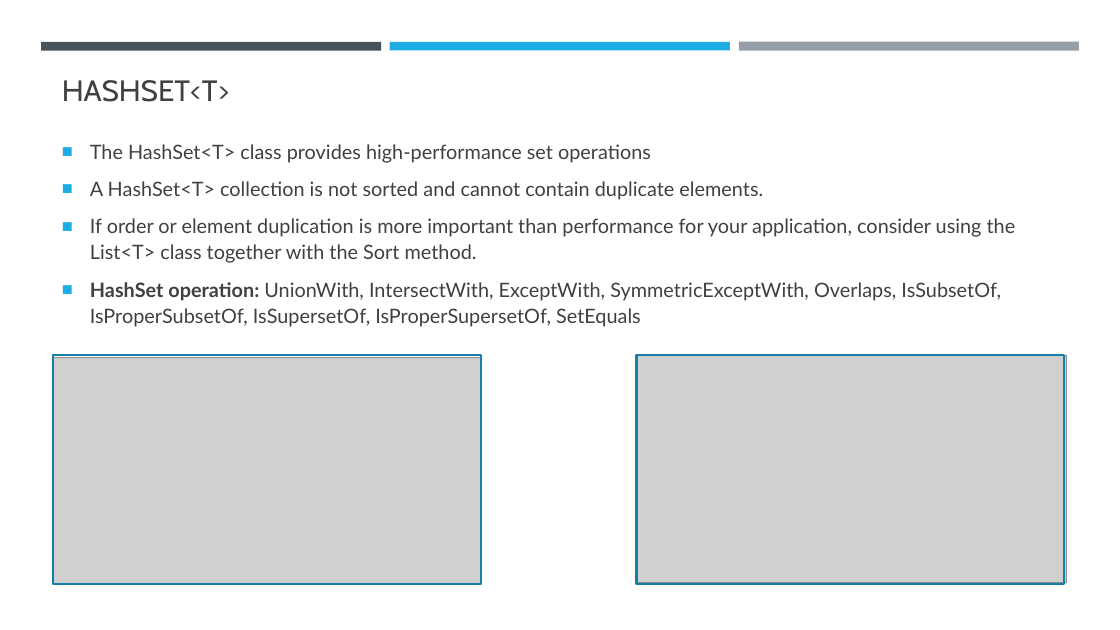
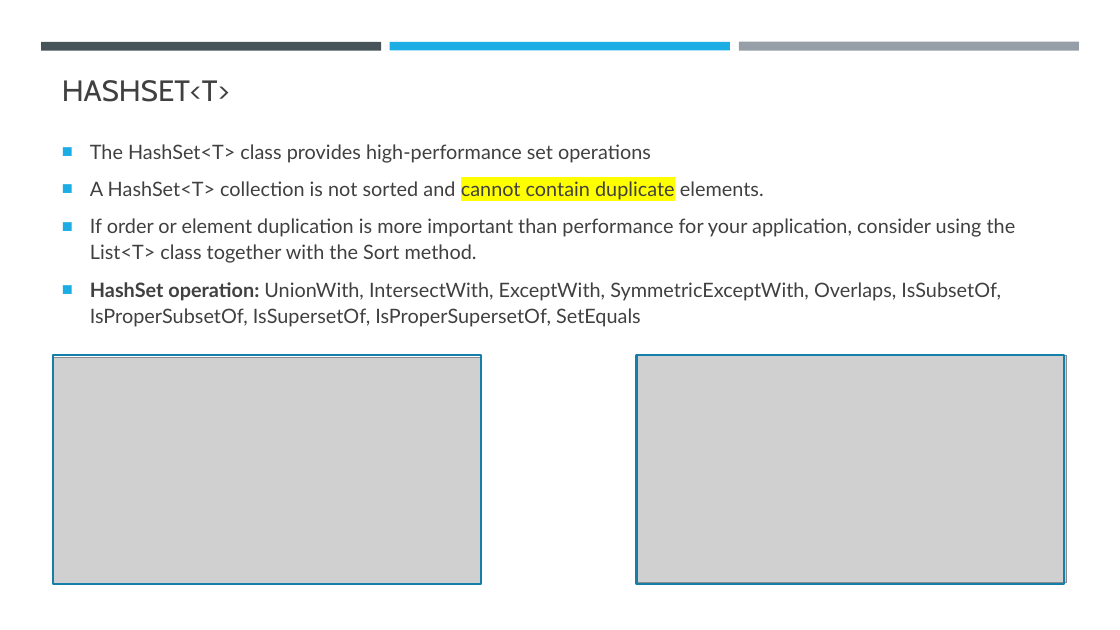
Before and after one commit to rafie-tarabay/BUE, a slide deck: slide 11 of Net Core 5.pptx. Drawn at 1120x630 pixels with LibreOffice and Linux fonts; fonts in the diff are those of the drawing; grey boxes stand for pictures. Boxes give left, top, right and bottom in pixels: in the first picture for what was removed or moved away, otherwise in the second. Text is boxed around its words. In the diff, an @@ line names an element or a change of style, - is before the commit and + after.

```diff
--- a/Net Core 5.pptx
+++ b/Net Core 5.pptx
@@ text at <box>90,181,764,200</box>: highlight none to #FFFF00 in "cannot contain duplicate" @@
```
Also in this commit, not shown: 2 other slides changed, 1 slide added.
